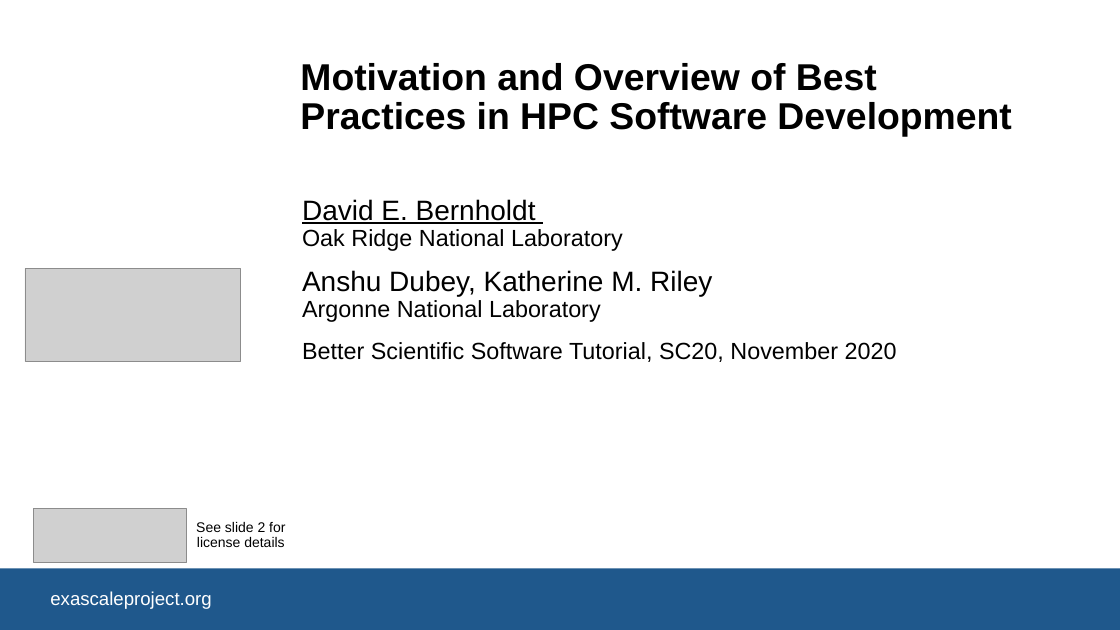
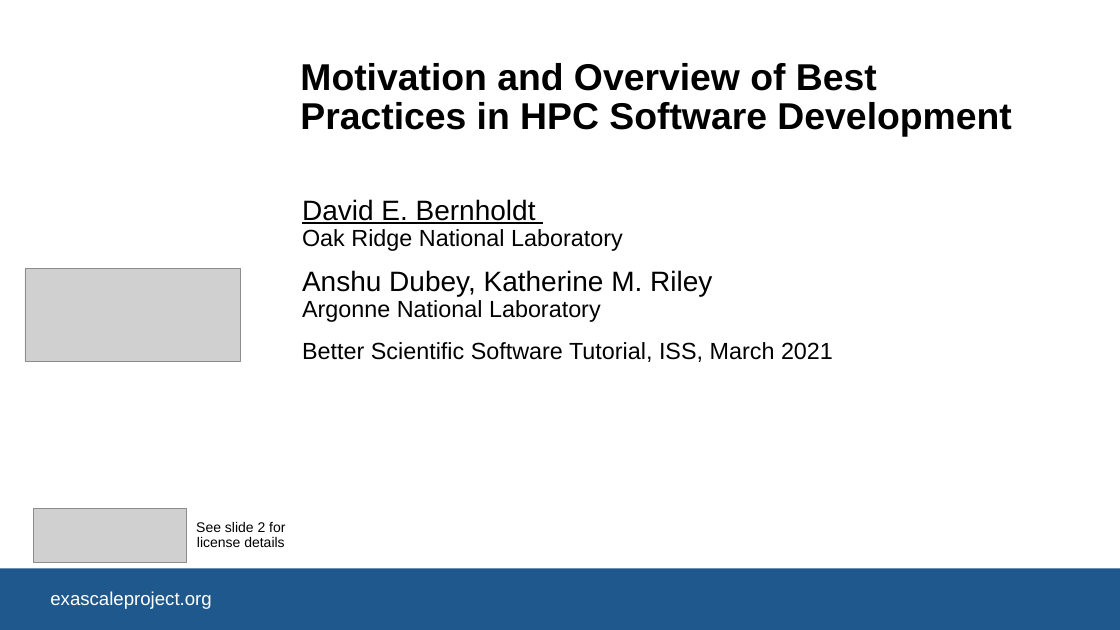
Before and after one commit to bssw-tutorial/presentations, a slide deck: slide 1 of final-presentations/2021-03-25-iss/01-overview.pptx. Drawn at 1120x630 pixels with LibreOffice and Linux fonts; fonts in the diff are those of the drawing; grey boxes stand for pictures; background and template pictures are left out. Boxes give left, top, right and bottom in pixels: in the first picture for what was removed or moved away, otherwise in the second. Text is boxed around its words. In the diff, an @@ line names an element or a change of style, - is before the commit and + after.

```diff
--- a/final-presentations/2021-03-25-iss/01-overview.pptx
+++ b/final-presentations/2021-03-25-iss/01-overview.pptx
@@ subtitle at (x1=302, y1=342, x2=833, y2=362): text changed @@
-Better Scientific Software Tutorial, SC20, November 2020
+Better Scientific Software Tutorial, ISS, March 2021
```
Also in this commit, not shown: 2 other slides changed, 1 other file.
